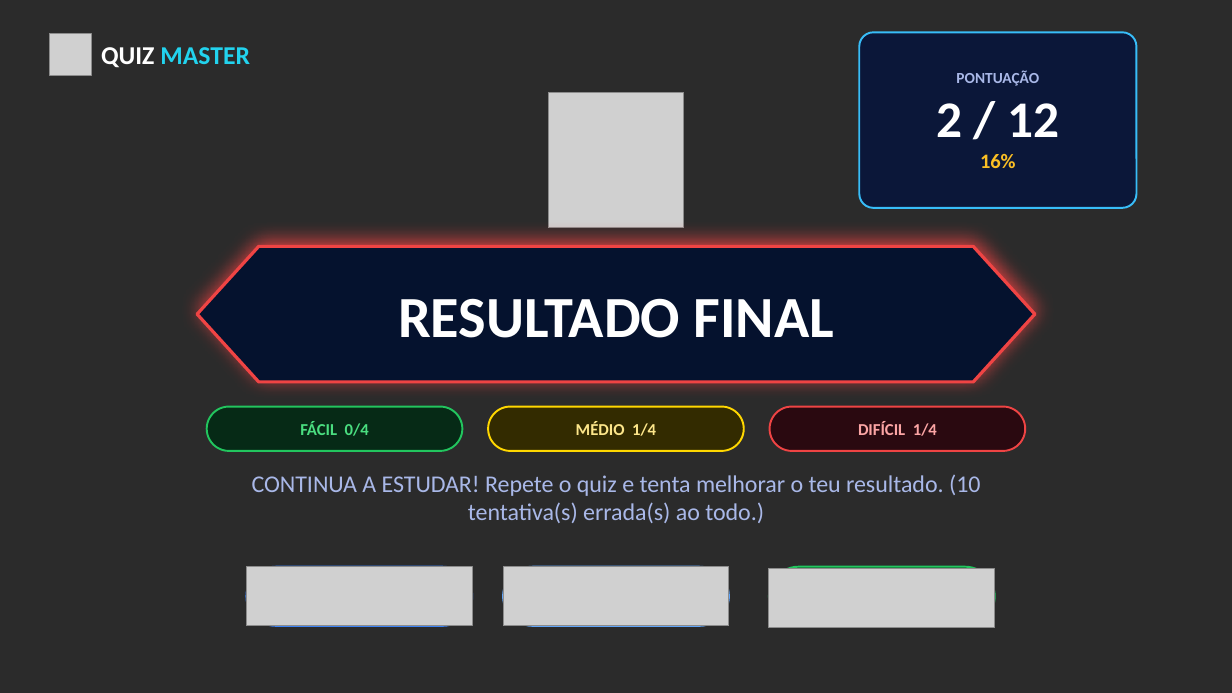
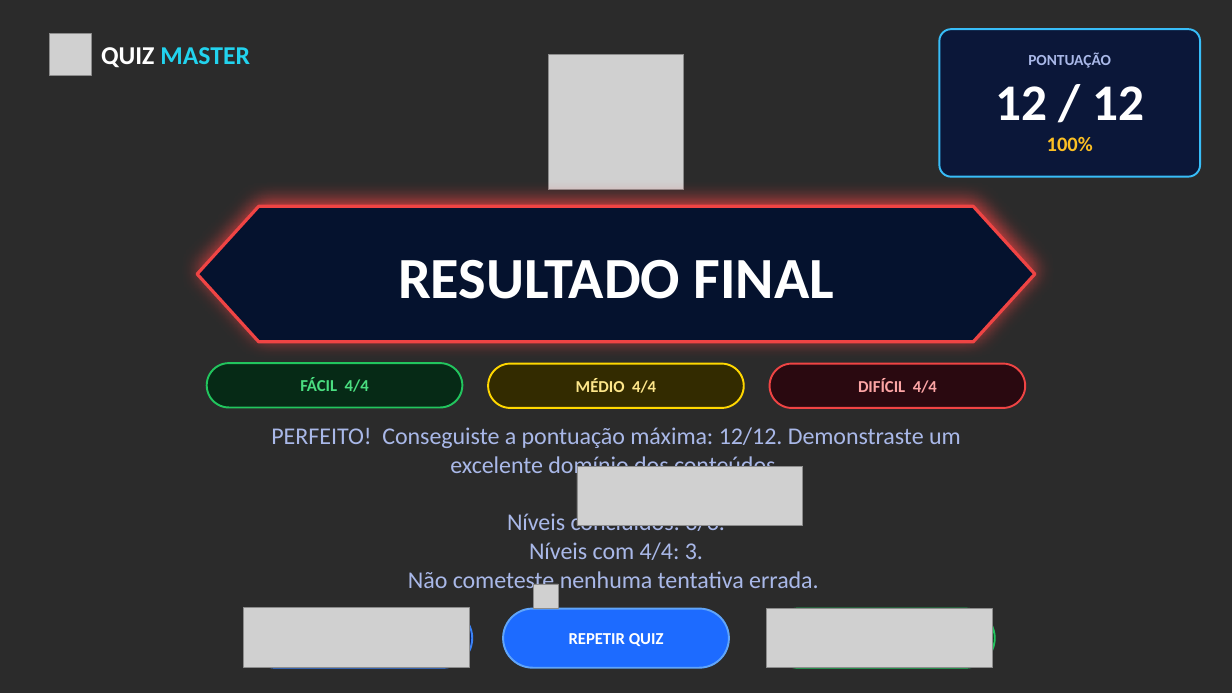
Before and after one commit to Alexandre-Andre-301/Trabalhos-de-TIC, a slide deck: slide 46 of Quiz PowerPoint/Quiz_Master_com_Resultado__1_.pptm. Drawn at 1232x693 pixels with LibreOffice and Linux fonts; fonts in the diff are those of the drawing; grey boxes stand for pictures; background and template pictures are left out; a plain dark background stands for a picture behind light text. Boxes give left, top, right and bottom in pixels: in the first picture for what was removed or moved away, otherwise in the second. Text is boxed around its words. In the diff, an @@ line names an element or a change of style, - is before the commit and + after.

```diff
--- a/Quiz PowerPoint/Quiz_Master_com_Resultado__1_.pptm
+++ b/Quiz PowerPoint/Quiz_Master_com_Resultado__1_.pptm
@@ picture: place and size @@
-picture at (548,92,684,228)
+picture at (548,55,684,190)
@@ rounded rectangle "PONTUAÇÃO": place and size @@
-rounded rectangle "PONTUAÇÃO" at (860,32,1137,208)
+rounded rectangle "PONTUAÇÃO" at (940,30,1201,177)
@@ text in rounded rectangle at (995,86,1144,151): text changed @@
-2 / 12
-16%
+12 / 12
+100%
@@ text "RESULTADO FINAL": place and size @@
-text "RESULTADO FINAL" at (398,298,833,338)
+text "RESULTADO FINAL" at (398,259,833,299)
@@ freeform shape: place and size @@
-freeform shape at (197,247,1035,383)
+freeform shape at (197,206,1035,342)
@@ 3 rounded rectangles: place and size @@
-3 rounded rectangles at (207,407,1026,451)
+3 rounded rectangles at (207,363,1026,409)
@@ text in rounded rectangle at (300,378,369,392): text changed @@
-FÁCIL 0/4
+FÁCIL 4/4
@@ text in rounded rectangle at (576,379,656,393): text changed @@
-MÉDIO 1/4
+MÉDIO 4/4
@@ text in rounded rectangle at (858,379,937,393): text changed @@
-DIFÍCIL 1/4
+DIFÍCIL 4/4
@@ text at (271,427,961,594): text changed @@
-CONTINUA A ESTUDAR! Repete o quiz e tenta melhorar o teu resultado. (10 tentativa(s) errada(s) ao todo.)
+PERFEITO! Conseguiste a pontuação máxima: 12/12. Demonstraste um excelente domínio dos conteúdos.
+Níveis concluídos: 3/3.
+Níveis com 4/4: 3.
+Não cometeste nenhuma tentativa errada.
@@ picture: place and size @@
-picture at (503,567,728,626)
+picture at (577,467,802,526)
@@ picture added at (534,584,559,609) @@
@@ picture: place and size @@
-picture at (247,567,472,626)
+picture at (244,608,470,667)
@@ 3 rounded rectangles, 1 picture: place and size @@
-3 rounded rectangles, 1 picture at (247,567,994,628)
+3 rounded rectangles, 1 picture at (247,609,994,668)
```
Also in this commit, not shown: 5 other slides changed.
